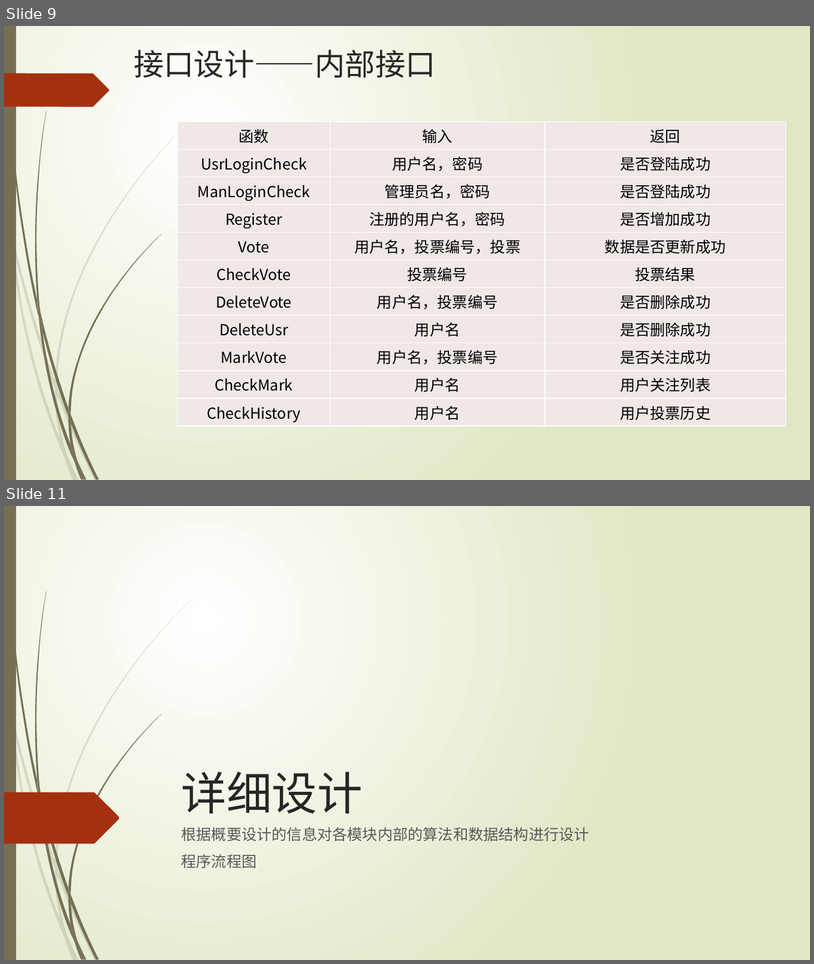
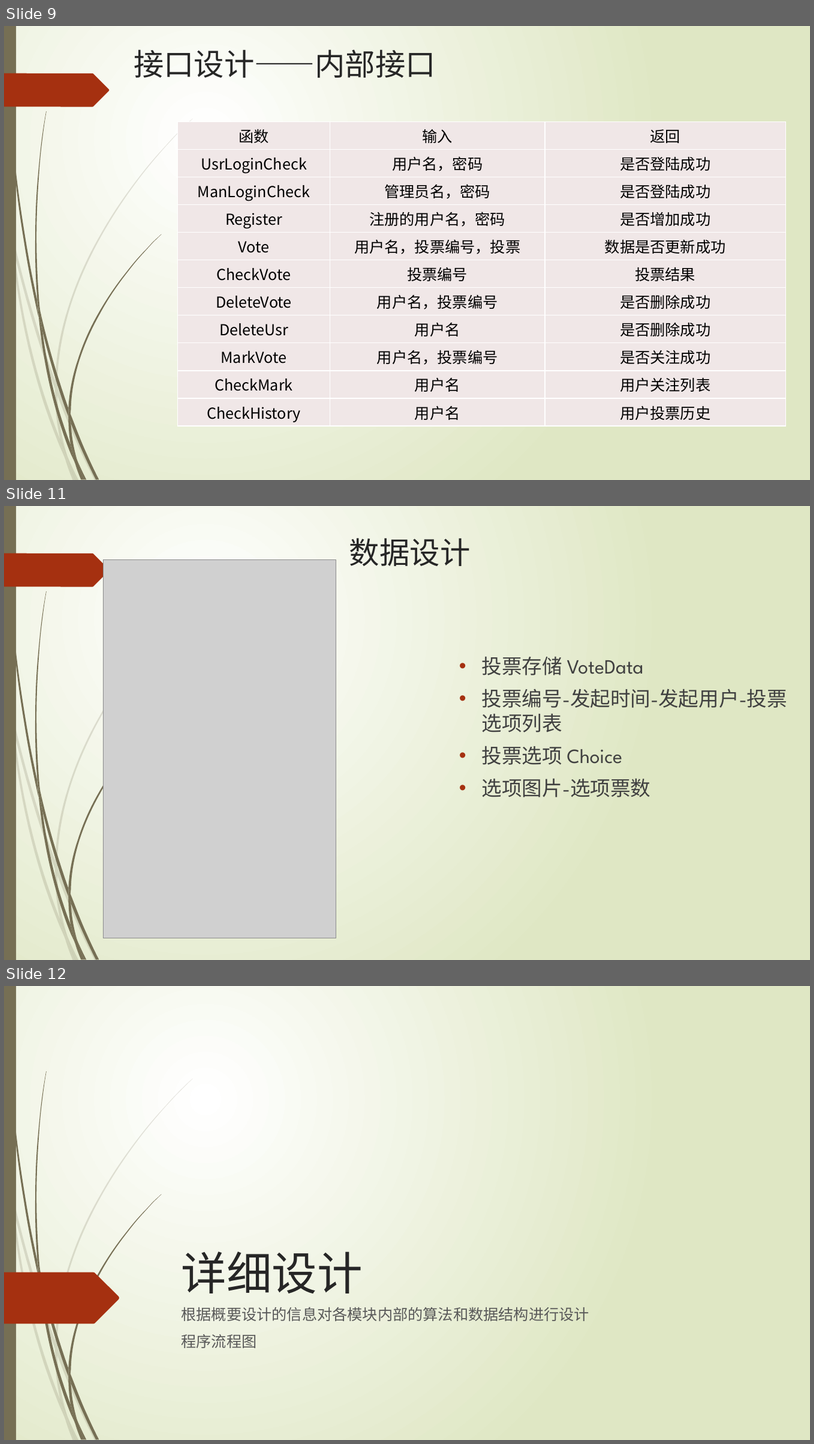
Before and after one commit to pkuse/coolchooser-documentation, a slide deck: 报告1-结构化设计.pptx. Shown one above the other, each under a label of ours: slides 9 and 11 before the commit, slides 9, 11 and 12 after it; the slides between them are not shown. The pictures are 814x964 and 814x1444 pixels, drawn with LibreOffice and Linux fonts; fonts in the diff are those of the drawing; grey boxes stand for pictures. Boxes give left, top, right and bottom in pixels: in the first picture for what was removed or moved away, otherwise in the second. Text is boxed around its words. In the diff, an @@ line names an element or a change of style, - is before the commit and + after.

Commit message:
4月23号报告PPT
结构化设计报告

```diff
--- a/报告1-结构化设计.pptx
+++ b/报告1-结构化设计.pptx
@@ slide 11 added at (4,506,810,960), background gradient #FFFFFF to #DFE8C4; not listed: 24 template elements that a slide beside it also shows @@
@@ title added at (350,538,471,566), 36 pt, text #262626 @@
+数据设计
@@ picture added at (103,560,336,938) @@
@@ text added at (482,656,788,797), 24 pt, text #404040 @@
+• 投票存储 VoteData
+• 投票编号-发起时间-发起用户-投票选项列表
+• 投票选项 Choice
+• 选项图片-选项票数
@@ what was slide 11 is now slide 12 @@
```
Also in this commit, not shown: 1 slide changed.
